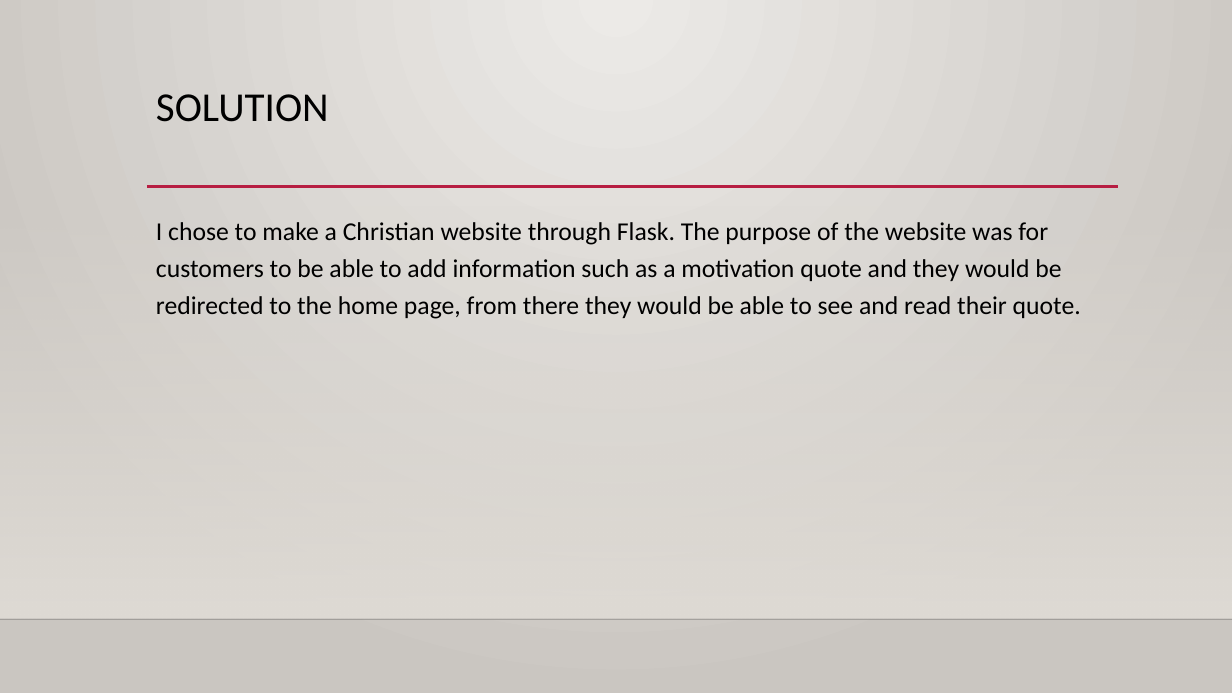
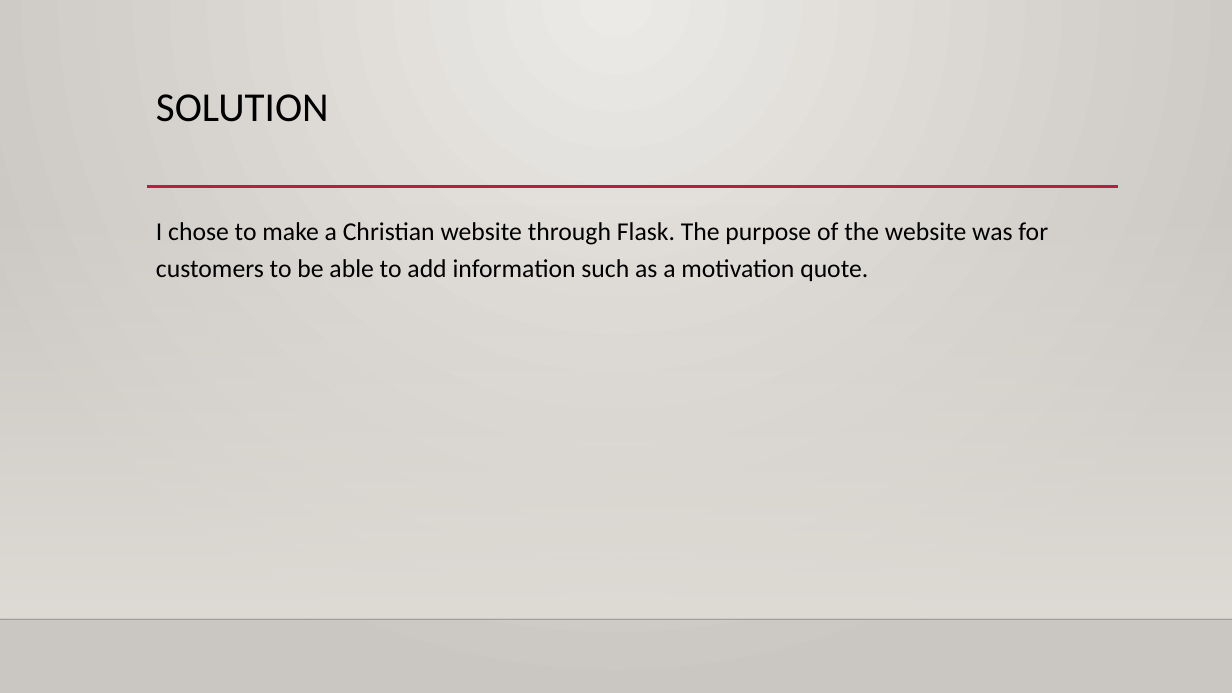
Before and after one commit to Shana12345/ChristianWeb, a slide deck: slide 3 of OOP Based Application.pptx. Drawn at 1232x693 pixels with LibreOffice and Linux fonts; fonts in the diff are those of the drawing; background and template pictures are left out. Boxes give left, top, right and bottom in pixels: in the first picture for what was removed or moved away, otherwise in the second. Text is boxed around its words. In the diff, an @@ line names an element or a change of style, - is before the commit and + after.

```diff
--- a/OOP Based Application.pptx
+++ b/OOP Based Application.pptx
@@ text at [156, 222, 1048, 281]: text changed @@
-I chose to make a Christian website through Flask. The purpose of the website was for customers to be able to add information such as a motivation quote and they would be redirected to the home page, from there they would be able to see and read their quote.
+I chose to make a Christian website through Flask. The purpose of the website was for customers to be able to add information such as a motivation quote.
```
Also in this commit, not shown: 2 other slides changed, 13 slides added.
